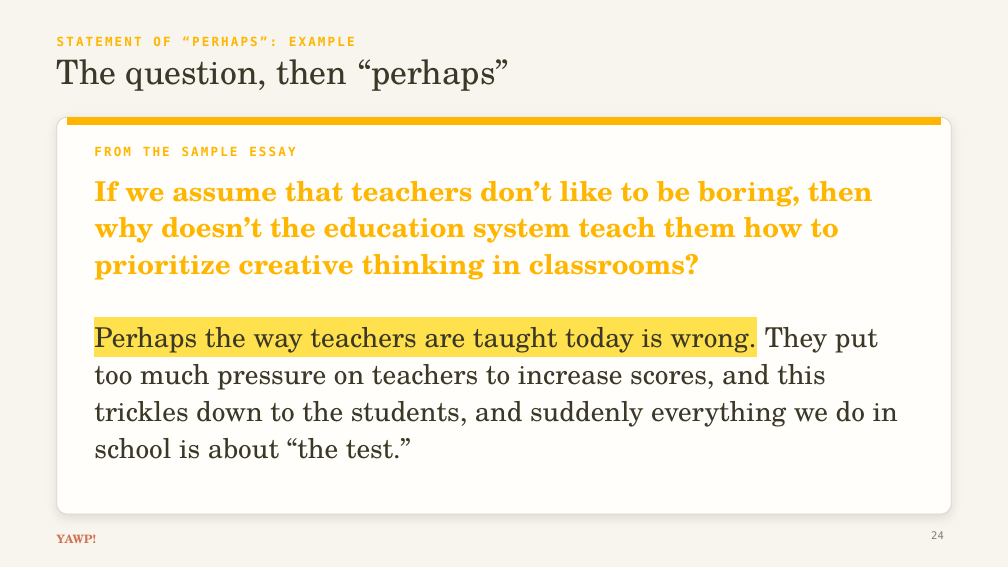
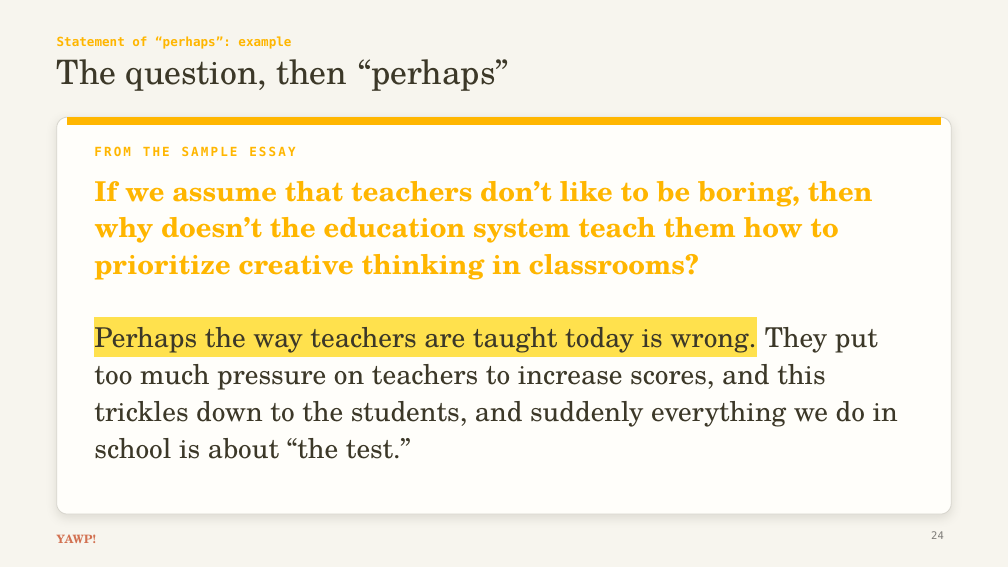
Before and after one commit to The-Connell-School/yawp, a slide deck: slide 24 of services/web-app/resources/thesis-essay-decks/lesson-6-conclusion.pptx. Drawn at 1008x567 pixels with LibreOffice and Linux fonts; fonts in the diff are those of the drawing. Boxes give left, top, right and bottom in pixels: in the first picture for what was removed or moved away, otherwise in the second. Text is boxed around its words. In the diff, an @@ line names an element or a change of style, - is before the commit and + after.

```diff
--- a/services/web-app/resources/thesis-essay-decks/lesson-6-conclusion.pptx
+++ b/services/web-app/resources/thesis-essay-decks/lesson-6-conclusion.pptx
@@ text at (x1=57, y1=36, x2=291, y2=49): text changed @@
-STATEMENT OF “PERHAPS”: EXAMPLE
+Statement of “perhaps”: example
```
Also in this commit, not shown: 25 other slides changed, 25 other files.
